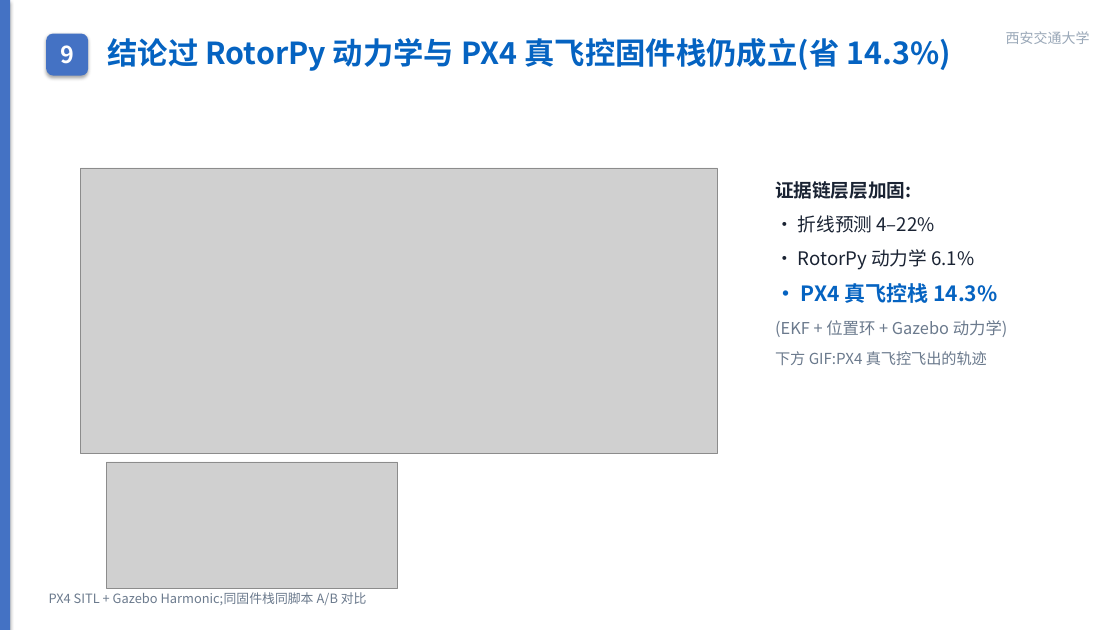
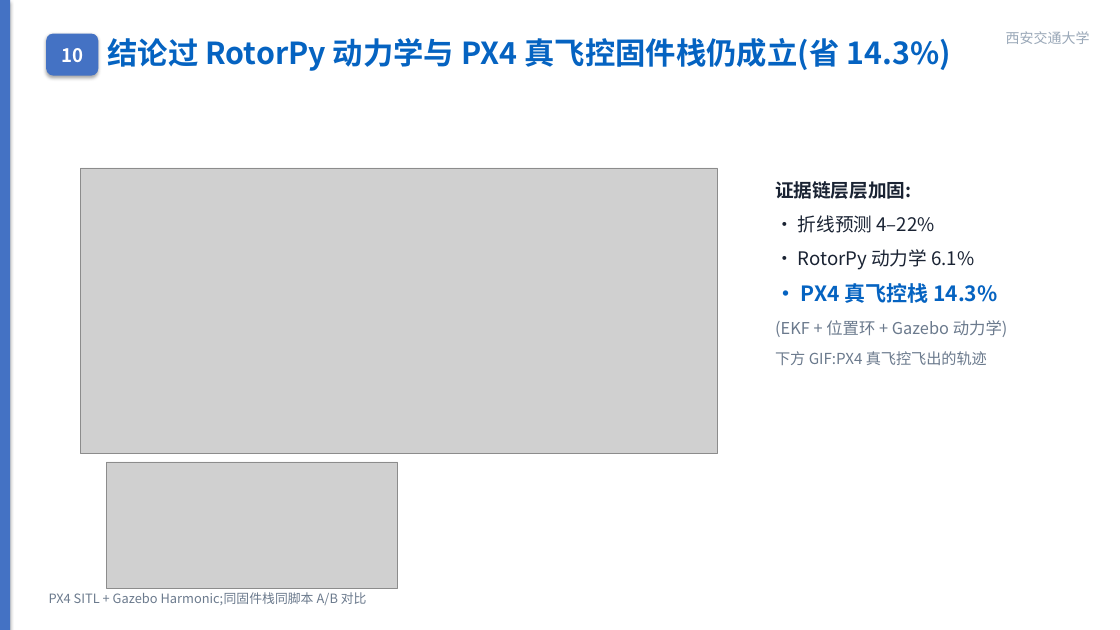
Before and after one commit to wbz0429/PathPlanningwithEnergy, a slide deck: slide 13 of autoresearch/energy_m100/experiments/midterm_defense.pptx (slide 12 before the commit). Drawn at 1120x630 pixels with LibreOffice and Linux fonts; fonts in the diff are those of the drawing; grey boxes stand for pictures. Boxes give left, top, right and bottom in pixels: in the first picture for what was removed or moved away, otherwise in the second. Text is boxed around its words. In the diff, an @@ line names an element or a change of style, - is before the commit and + after.

```diff
--- a/autoresearch/energy_m100/experiments/midterm_defense.pptx
+++ b/autoresearch/energy_m100/experiments/midterm_defense.pptx
@@ rounded rectangle "10": place and size @@
-rounded rectangle "10" at [46,34,88,76]
+rounded rectangle "10" at [46,34,98,76]
@@ text in rounded rectangle at [61,48,83,62]: text changed; size 20 to 16 pt @@
-9
+10
```
Also in this commit, not shown: 10 other slides changed, 5 slides removed, 3 other files.
